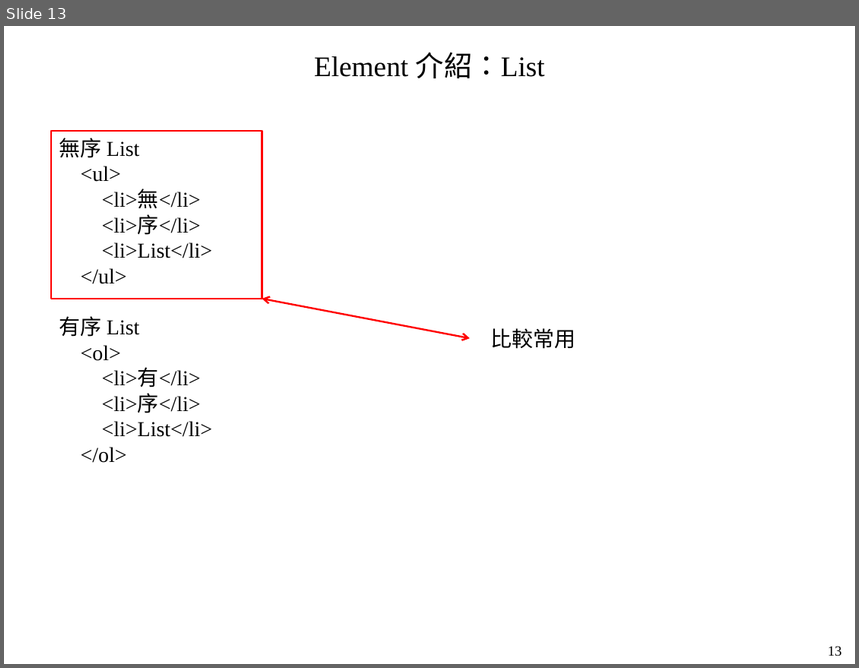
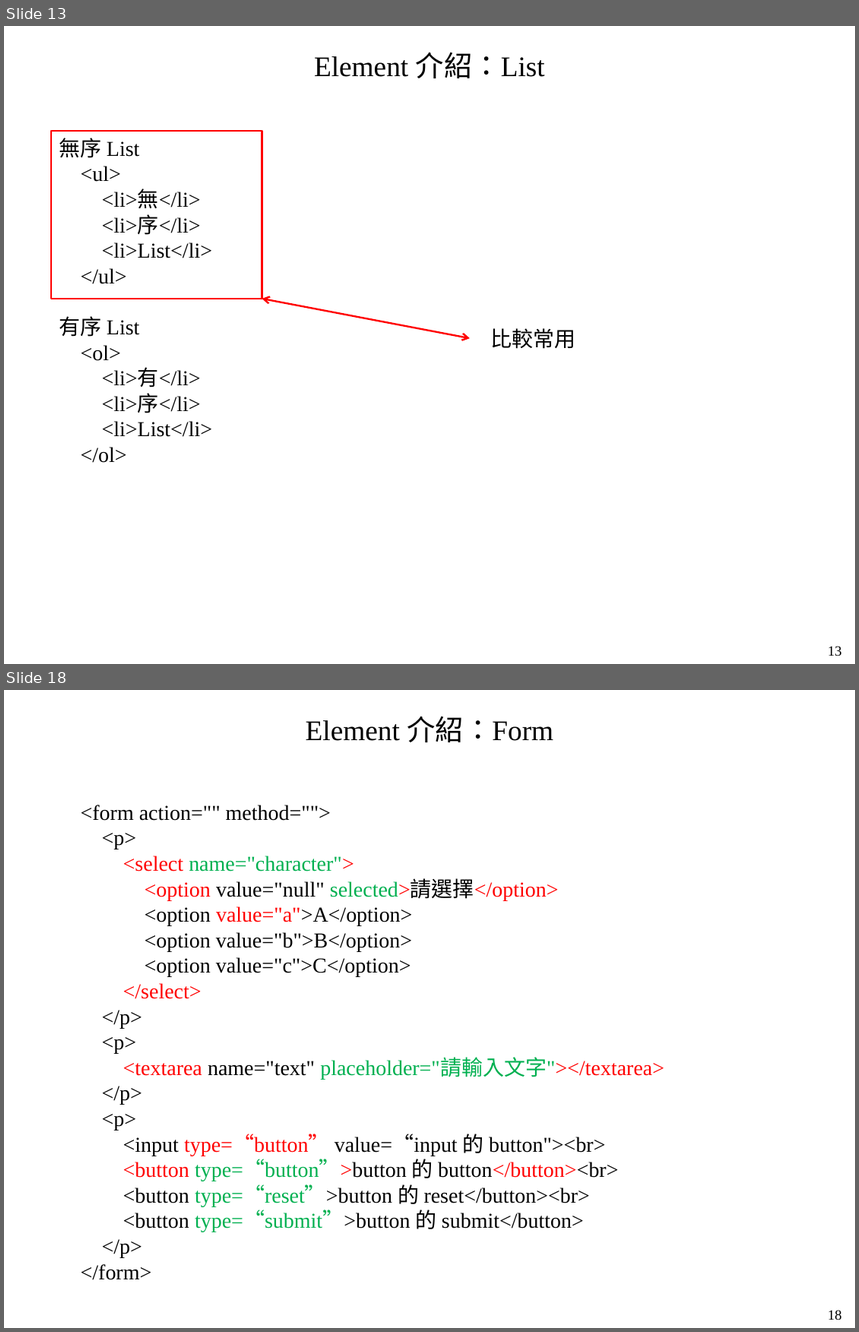
Before and after one commit to mar120434/2021_web_tutor, a slide deck: 靜態網頁.pptx. Shown one above the other, each under a label of ours: slide 13 before the commit, slides 13 and 18 after it; the slides between them are not shown. The pictures are 859x668 and 859x1332 pixels, drawn with LibreOffice and Linux fonts; fonts in the diff are those of the drawing. Boxes give left, top, right and bottom in pixels: in the first picture for what was removed or moved away, otherwise in the second. Text is boxed around its words. In the diff, an @@ line names an element or a change of style, - is before the commit and + after.

```diff
--- a/靜態網頁.pptx
+++ b/靜態網頁.pptx
@@ slide 18 added at (x1=4, y1=690, x2=855, y2=1328), background #FFFFFF @@
@@ text added at (x1=306, y1=716, x2=553, y2=742), 24 pt, text #000000 @@
+Element 介紹：Form
@@ text added at (x1=81, y1=805, x2=664, y2=1281), 18 pt, text #000000 @@
+<form action="" method="">
+<p>
+<select name="character">
+<option value="null" selected>請選擇</option>
+<option value="a">A</option>
+<option value="b">B</option>
+<option value="c">C</option>
+</select>
+</p>
+<p>
+<textarea name="text" placeholder="請輸入文字"></textarea>
+</p>
+<p>
+<input type=“button” value=“input 的 button"><br>
+<button type=“button”>button 的 button</button><br>
+<button type=“reset”>button 的 reset</button><br>
+<button type=“submit”>button 的 submit</button>
+</p>
+</form>
@@ text added at (x1=828, y1=1310, x2=842, y2=1320), 12 pt, text #000000 @@
+18
```
Also in this commit, not shown: 4 slides changed, 4 other slides added, 4 other files.
